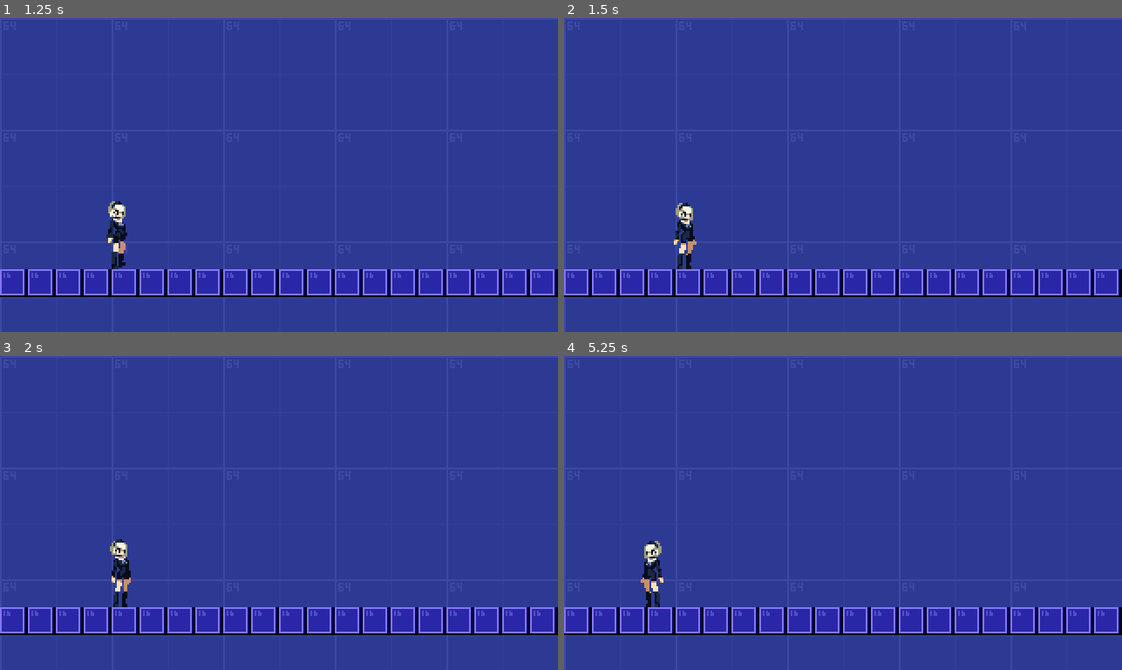
Above: before the commit, frames 1-4 (two rows, left to right).
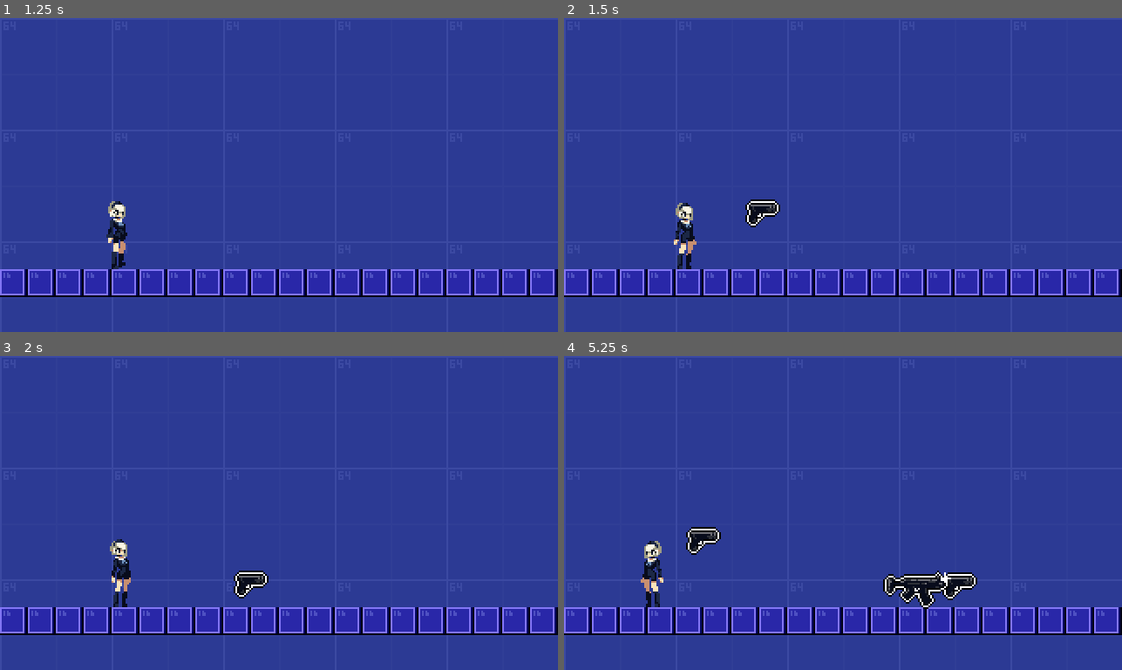
Above: after the commit, the same moments.

Repository: cliffordwilliam/massive-recoil
Game: Godot game, scene res://rooms/village/village_square.tscn
The game is run twice, just before and just after one commit, with the same random seed, the same clock (stepped at 60 frames per second) and the same inputs. The project has no main scene, so this scene is started directly.
Inputs:
- Up to frame 1 (1.25 s): tap Enter at 0.5 s; hold D (right) from 0.53 s (still down); hold Space (aim) from 0.53 s (still down)
- Up to frame 2 (1.5 s): release D (right) at 1.28 s; release Space (aim) at 1.28 s; hold Down (ui_down) from 1.28 s (still down); tap Shift (run) at 1.35 s
- Up to frame 3 (2 s): keep holding Down (ui_down)
- Up to frame 4 (5.25 s): release Down (ui_down) at 2.03 s; hold D (right) 2.03-2.78 s; tap I at 2.1, 5.1 s; hold Up (ui_up) 2.78-3.53 s; tap C at 2.85 s; hold Space (aim) 3.53-4.28 s; hold A (left) 3.53-5.03 s; tap Shift (run) at 4.35 s; hold Down (ui_down) from 5.03 s (still down)

Frame 1 is identical in both runs. In frame 2, 0.4% of the frame differs, in the area x 32-39%, y 57-67%; in frame 3, 0.4%; in frame 4, 1.6%, in the area x 21-75%, y 54-81%.

Commit message:
feat: scaffold loot

Diff:
--- /dev/null
+++ b/assets/sprites/loot_sprite_sheet.json
@@ -0,0 +1,141 @@
+{ "frames": [
+   {
+    "filename": "handgun-0",
+    "frame": { "x": 0, "y": 0, "w": 64, "h": 64 },
+    "rotated": false,
+    "trimmed": false,
+    "spriteSourceSize": { "x": 0, "y": 0, "w": 64, "h": 64 },
+    "sourceSize": { "w": 64, "h": 64 },
+    "duration": 33
+   },
+   {
+    "filename": "handgun-1",
+    "frame": { "x": 64, "y": 0, "w": 64, "h": 64 },
+    "rotated": false,
+    "trimmed": false,
+    "spriteSourceSize": { "x": 0, "y": 0, "w": 64, "h": 64 },
+    "sourceSize": { "w": 64, "h": 64 },
+    "duration": 1000
+   },
+   {
+    "filename": "handgun-2",
+    "frame": { "x": 128, "y": 0, "w": 64, "h": 64 },
+    "rotated": false,
+    "trimmed": false,
+    "spriteSourceSize": { "x": 0, "y": 0, "w": 64, "h": 64 },
+    "sourceSize": { "w": 64, "h": 64 },
+    "duration": 33
+   },
+   {
+    "filename": "handgun-3",
+    "frame": { "x": 192, "y": 0, "w": 64, "h": 64 },
+    "rotated": false,
+    "trimmed": false,
+    "spriteSourceSize": { "x": 0, "y": 0, "w": 64, "h": 64 },
+    "sourceSize": { "w": 64, "h": 64 },
+    "duration": 33
+   },
+   {
+    "filename": "handgun-4",
+    "frame": { "x": 256, "y": 0, "w": 64, "h": 64 },
+    "rotated": false,
+    "trimmed": false,
+    "spriteSourceSize": { "x": 0, "y": 0, "w": 64, "h": 64 },
+    "sourceSize": { "w": 64, "h": 64 },
+    "duration": 100
+   },
+   {
+    "filename": "handgun-5",
+    "frame": { "x": 320, "y": 0, "w": 64, "h": 64 },
+    "rotated": false,
+    "trimmed": false,
+    "spriteSourceSize": { "x": 0, "y": 0, "w": 64, "h": 64 },
+    "sourceSize": { "w": 64, "h": 64 },
+    "duration": 66
+   },
+   {
+    "filename": "handgun-6",
+    "frame": { "x": 384, "y": 0, "w": 64, "h": 64 },
+    "rotated": false,
+    "trimmed": false,
+    "spriteSourceSize": { "x": 0, "y": 0, "w": 64, "h": 64 },
+    "sourceSize": { "w": 64, "h": 64 },
+    "duration": 66
+   },
+   {
+    "filename": "rifle-0",
+    "frame": { "x": 0, "y": 64, "w": 64, "h": 64 },
+    "rotated": false,
+    "trimmed": false,
+    "spriteSourceSize": { "x": 0, "y": 0, "w": 64, "h": 64 },
+    "sourceSize": { "w": 64, "h": 64 },
+    "duration": 33
+   },
+   {
+    "filename": "rifle-1",
+    "frame": { "x": 64, "y": 64, "w": 64, "h": 64 },
+    "rotated": false,
+    "trimmed": false,
+    "spriteSourceSize": { "x": 0, "y": 0, "w": 64, "h": 64 },
+    "sourceSize": { "w": 64, "h": 64 },
+    "duration": 1000
+   },
+   {
+    "filename": "rifle-2",
+    "frame": { "x": 128, "y": 64, "w": 64, "h": 64 },
+    "rotated": false,
+    "trimmed": false,
+    "spriteSourceSize": { "x": 0, "y": 0, "w": 64, "h": 64 },
+    "sourceSize": { "w": 64, "h": 64 },
+    "duration": 33
+   },
+   {
+    "filename": "rifle-3",
+    "frame": { "x": 192, "y": 64, "w": 64, "h": 64 },
+    "rotated": false,
+    "trimmed": false,
+    "spriteSourceSize": { "x": 0, "y": 0, "w": 64, "h": 64 },
+    "sourceSize": { "w": 64, "h": 64 },
+    "duration": 33
+   },
+   {
+    "filename": "rifle-4",
+    "frame": { "x": 256, "y": 64, "w": 64, "h": 64 },
+    "rotated": false,
+    "trimmed": false,
+    "spriteSourceSize": { "x": 0, "y": 0, "w": 64, "h": 64 },
+    "sourceSize": { "w": 64, "h": 64 },
+    "duration": 100
+   },
+   {
+    "filename": "rifle-5",
+    "frame": { "x": 320, "y": 64, "w": 64, "h": 64 },
+    "rotated": false,
+    "trimmed": false,
+    "spriteSourceSize": { "x": 0, "y": 0, "w": 64, "h": 64 },
+    "sourceSize": { "w": 64, "h": 64 },
+    "duration": 66
+   },
+   {
+    "filename": "rifle-6",
+    "frame": { "x": 384, "y": 64, "w": 64, "h": 64 },
+    "rotated": false,
+    "trimmed": false,
+    "spriteSourceSize": { "x": 0, "y": 0, "w": 64, "h": 64 },
+    "sourceSize": { "w": 64, "h": 64 },
+    "duration": 66
+   }
+ ],
+ "meta": {
+  "app": "http://www.aseprite.org/",
+  "version": "1.3.16.1-x64",
+  "image": "loot_sprite_sheet.png",
+  "format": "RGBA8888",
+  "size": { "w": 448, "h": 128 },
+  "scale": "1",
+  "frameTags": [
+   { "name": "handgun", "from": 0, "to": 6, "direction": "forward", "color": "#000000ff" },
+   { "name": "rifle", "from": 7, "to": 13, "direction": "forward", "color": "#000000ff" }
+  ]
+ }
+}
--- /dev/null
+++ b/assets/sprites/loot_sprite_sheet.tres
@@ -0,0 +1,114 @@
+[gd_resource type="SpriteFrames" format=3 uid="uid://c0bn4k7h5j48s"]
+
+[ext_resource type="Texture2D" uid="uid://btkbick88q3xh" path="res://assets/sprites/loot_sprite_sheet.png" id="1_d7flk"]
+
+[sub_resource type="AtlasTexture" id="AtlasTexture_wlpp7"]
+atlas = ExtResource("1_d7flk")
+region = Rect2(0, 0, 64, 64)
+
+[sub_resource type="AtlasTexture" id="AtlasTexture_v7myo"]
+atlas = ExtResource("1_d7flk")
+region = Rect2(64, 0, 64, 64)
+
+[sub_resource type="AtlasTexture" id="AtlasTexture_d2bu7"]
+atlas = ExtResource("1_d7flk")
+region = Rect2(128, 0, 64, 64)
+
+[sub_resource type="AtlasTexture" id="AtlasTexture_rlvuf"]
+atlas = ExtResource("1_d7flk")
+region = Rect2(192, 0, 64, 64)
+
+[sub_resource type="AtlasTexture" id="AtlasTexture_akhck"]
+atlas = ExtResource("1_d7flk")
+region = Rect2(256, 0, 64, 64)
+
+[sub_resource type="AtlasTexture" id="AtlasTexture_xs5an"]
+atlas = ExtResource("1_d7flk")
+region = Rect2(320, 0, 64, 64)
+
+[sub_resource type="AtlasTexture" id="AtlasTexture_tmefx"]
+atlas = ExtResource("1_d7flk")
+region = Rect2(384, 0, 64, 64)
+
+[sub_resource type="AtlasTexture" id="AtlasTexture_s0w4m"]
+atlas = ExtResource("1_d7flk")
+region = Rect2(0, 64, 64, 64)
+
+[sub_resource type="AtlasTexture" id="AtlasTexture_3hbdl"]
+atlas = ExtResource("1_d7flk")
+region = Rect2(64, 64, 64, 64)
+
+[sub_resource type="AtlasTexture" id="AtlasTexture_hflp7"]
+atlas = ExtResource("1_d7flk")
+region = Rect2(128, 64, 64, 64)
+
+[sub_resource type="AtlasTexture" id="AtlasTexture_ptp8b"]
+atlas = ExtResource("1_d7flk")
+region = Rect2(192, 64, 64, 64)
+
+[sub_resource type="AtlasTexture" id="AtlasTexture_6yjxc"]
+atlas = ExtResource("1_d7flk")
+region = Rect2(256, 64, 64, 64)
+
+[sub_resource type="AtlasTexture" id="AtlasTexture_7qo53"]
+atlas = ExtResource("1_d7flk")
+region = Rect2(320, 64, 64, 64)
+
+[sub_resource type="AtlasTexture" id="AtlasTexture_stnk0"]
+atlas = ExtResource("1_d7flk")
+region = Rect2(384, 64, 64, 64)
+
+[resource]
+animations = [{
+"frames": [{
+"duration": 1.0,
+"texture": SubResource("AtlasTexture_wlpp7")
+}, {
+"duration": 30.30303,
+"texture": SubResource("AtlasTexture_v7myo")
+}, {
+"duration": 1.0,
+"texture": SubResource("AtlasTexture_d2bu7")
+}, {
+"duration": 1.0,
+"texture": SubResource("AtlasTexture_rlvuf")
+}, {
+"duration": 3.030303,
+"texture": SubResource("AtlasTexture_akhck")
+}, {
+"duration": 2.0,
+"texture": SubResource("AtlasTexture_xs5an")
+}, {
+"duration": 2.0,
+"texture": SubResource("AtlasTexture_tmefx")
+}],
+"loop": true,
+"name": &"handgun",
+"speed": 30.303030303030305
+}, {
+"frames": [{
+"duration": 1.0,
+"texture": SubResource("AtlasTexture_s0w4m")
+}, {
+"duration": 30.30303,
+"texture": SubResource("AtlasTexture_3hbdl")
+}, {
+"duration": 1.0,
+"texture": SubResource("AtlasTexture_hflp7")
+}, {
+"duration": 1.0,
+"texture": SubResource("AtlasTexture_ptp8b")
+}, {
+"duration": 3.030303,
+"texture": SubResource("AtlasTexture_6yjxc")
+}, {
+"duration": 2.0,
+"texture": SubResource("AtlasTexture_7qo53")
+}, {
+"duration": 2.0,
+"texture": SubResource("AtlasTexture_stnk0")
+}],
+"loop": true,
+"name": &"rifle",
+"speed": 30.303030303030305
+}]
--- a/assets/textures/tile_sets/world_tile_set.tres
+++ b/assets/textures/tile_sets/world_tile_set.tres
@@ -8,6 +8,6 @@
 0:0/0/physics_layer_0/polygon_0/points = PackedVector2Array(-8, -8, 8, -8, 8, 8, -8, 8)
 
 [resource]
-physics_layer_0/collision_layer = 1
+physics_layer_0/collision_layer = 4
 physics_layer_0/collision_mask = 0
 sources/0 = SubResource("TileSetAtlasSource_dq1ng")
--- /dev/null
+++ b/entities/loot/loot.gd
@@ -0,0 +1,9 @@
+class_name Loot
+extends RigidBody2D
+
+
+func init(type: StringName, pos: Vector2) -> void:
+	$AnimatedSprite.play(type)
+	position = pos
+	var angle: float = randf_range(deg_to_rad(-120.0), deg_to_rad(-60.0))
+	linear_velocity = Vector2(cos(angle), sin(angle)) * randf_range(100.0, 250.0)
--- /dev/null
+++ b/entities/loot/loot.tscn
@@ -0,0 +1,28 @@
+[gd_scene format=3 uid="uid://cgcf4l0byw3ur"]
+
+[ext_resource type="Script" uid="uid://c8n3afbxloqqa" path="res://entities/loot/loot.gd" id="1_a2pmq"]
+[ext_resource type="SpriteFrames" uid="uid://c0bn4k7h5j48s" path="res://assets/sprites/loot_sprite_sheet.tres" id="2_jgv4d"]
+[ext_resource type="Script" uid="uid://skmpd278tn72" path="res://entities/animated_sprite/animated_sprite.gd" id="3_d3k38"]
+
+[sub_resource type="PhysicsMaterial" id="PhysicsMaterial_a2pmq"]
+friction = 0.03
+bounce = 0.85
+
+[sub_resource type="CircleShape2D" id="CircleShape2D_a2pmq"]
+
+[node name="Loot" type="RigidBody2D" unique_id=159875600]
+collision_layer = 0
+collision_mask = 4
+physics_material_override = SubResource("PhysicsMaterial_a2pmq")
+gravity_scale = 0.5
+lock_rotation = true
+script = ExtResource("1_a2pmq")
+
+[node name="AnimatedSprite" type="AnimatedSprite2D" parent="." unique_id=379472900]
+sprite_frames = ExtResource("2_jgv4d")
+animation = &"handgun"
+script = ExtResource("3_d3k38")
+metadata/_custom_type_script = "uid://skmpd278tn72"
+
+[node name="CollisionShape2D" type="CollisionShape2D" parent="." unique_id=238545048]
+shape = SubResource("CircleShape2D_a2pmq")
--- a/entities/player/player.tscn
+++ b/entities/player/player.tscn
@@ -16,6 +16,7 @@
 
 [node name="Player" type="CharacterBody2D" unique_id=407663167]
 collision_layer = 0
+collision_mask = 4
 script = ExtResource("1_abrql")
 
 [node name="Body" type="AnimatedSprite2D" parent="." unique_id=1265583741]
--- a/project.godot
+++ b/project.godot
@@ -67,6 +67,12 @@
 ]
 }
 
+[layer_names]
+
+2d_physics/layer_1="player"
+2d_physics/layer_2="loot"
+2d_physics/layer_3="solid"
+
 [physics]
 
 3d/physics_engine="Jolt Physics"
--- /dev/null
+++ b/rooms/village/village_square.gd
@@ -0,0 +1,14 @@
+extends Node
+
+
+func _input(_event: InputEvent) -> void:
+	if Input.is_action_just_pressed("ui_down"):
+		spawn_loot("handgun", Vector2(102.0, 144.0))
+	if Input.is_action_just_pressed("ui_up"):
+		spawn_loot("rifle", Vector2(250.0, 144.0))
+
+
+func spawn_loot(type: StringName, pos: Vector2) -> void:
+	var loot: Loot = preload("res://entities/loot/loot.tscn").instantiate()
+	loot.init(type, pos)
+	add_child(loot)
--- a/rooms/village/village_square.tscn
+++ b/rooms/village/village_square.tscn
@@ -1,10 +1,12 @@
 [gd_scene format=4 uid="uid://ugdkrlwxbvao"]
 
+[ext_resource type="Script" uid="uid://bjnbjjthb5s4i" path="res://rooms/village/village_square.gd" id="1_bds86"]
 [ext_resource type="TileSet" uid="uid://cfpvgo5eio3ne" path="res://assets/textures/tile_sets/world_tile_set.tres" id="1_l5nai"]
 [ext_resource type="Texture2D" uid="uid://qvlk7l1jkjh0" path="res://assets/textures/backgrounds/greybox_background.png" id="1_sne4k"]
 [ext_resource type="PackedScene" uid="uid://cpjofrgm72i3c" path="res://entities/player/player.tscn" id="2_sne4k"]
 
 [node name="VillageSquare" type="Node" unique_id=453802044]
+script = ExtResource("1_bds86")
 
 [node name="Sprite2D" type="Sprite2D" parent="." unique_id=1337451625]
 texture = ExtResource("1_sne4k")
Binary file added: assets/sprites/loot_sprite_sheet.png
Not shown, added: assets/sprites/loot_sprite_sheet.png.import
Not shown, added: entities/loot/loot.gd.uid
Not shown, added: rooms/village/village_square.gd.uid
